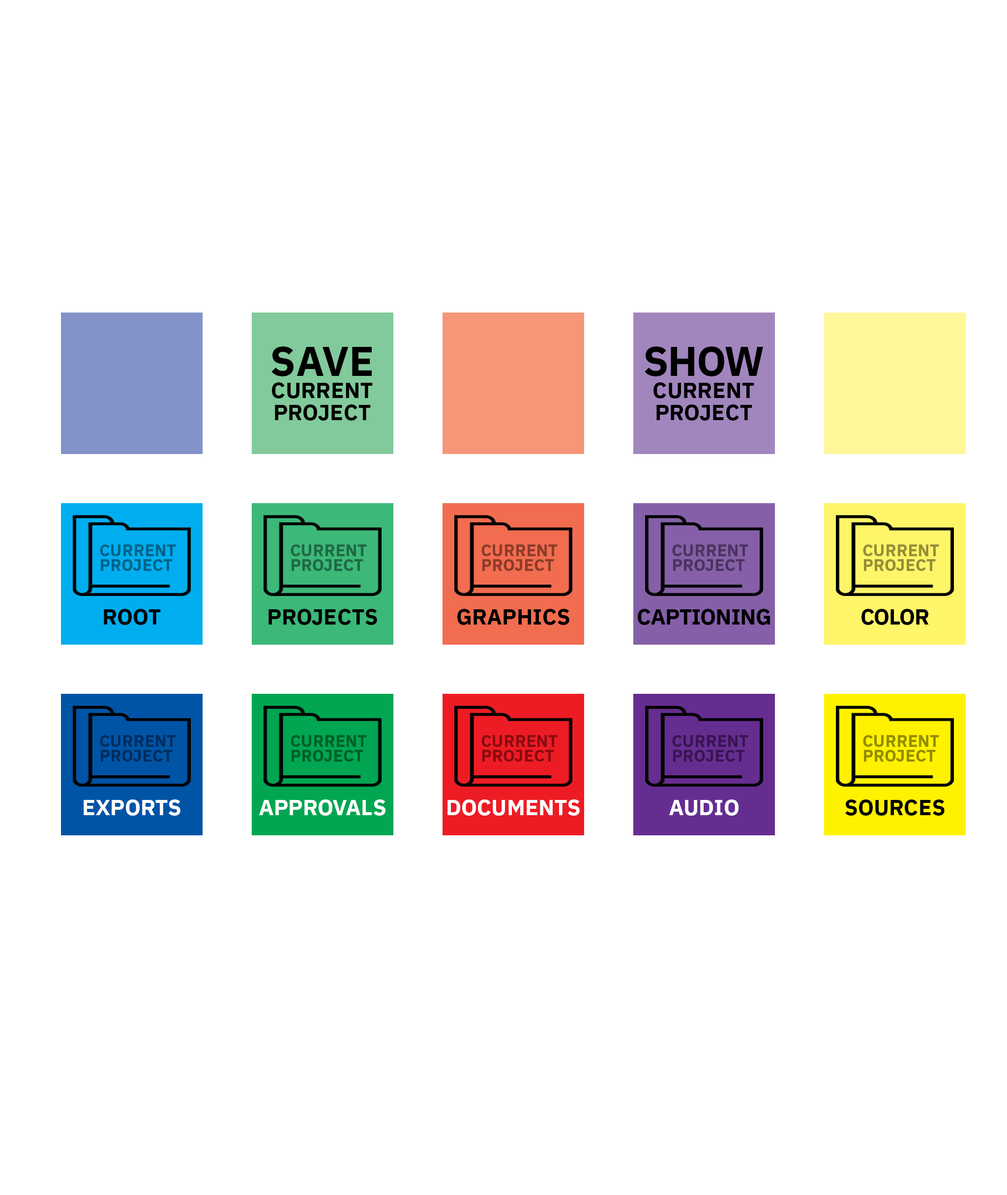
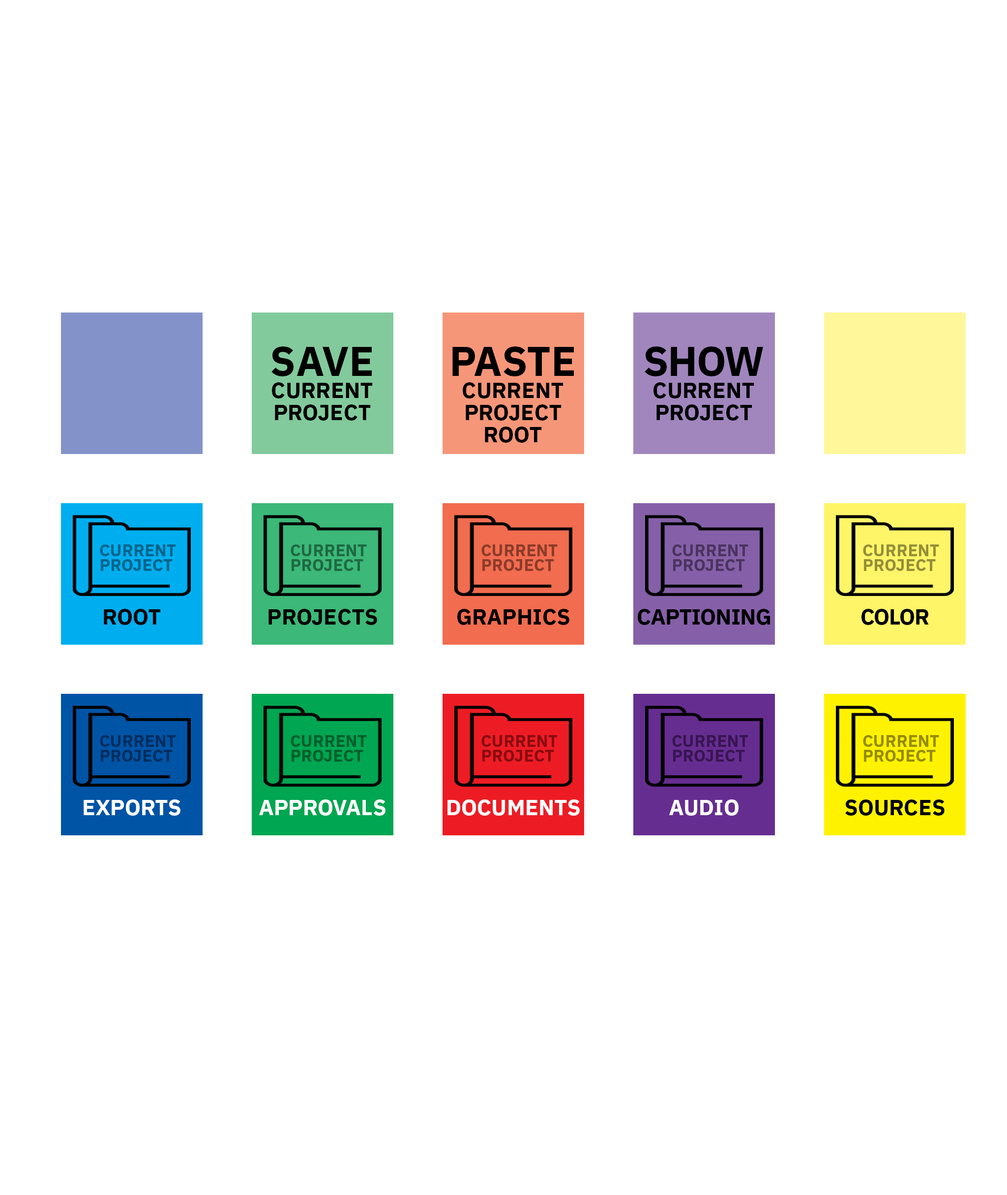
Revision of a layered 1007x1195 image; what changed, layer by layer:
added layer "PASTE CURRENT PROJECT ROOT" in group "pasteCurrProj" over [452, 346, 574, 443]
